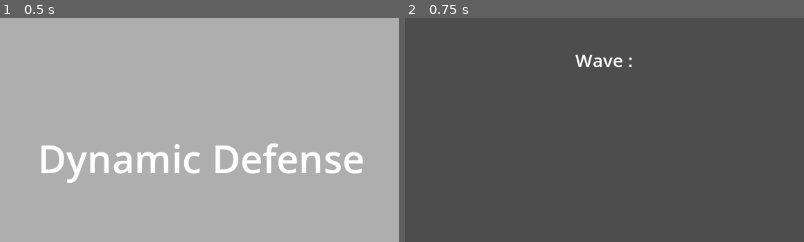
Above: before the commit, frames 1-2 (left to right).
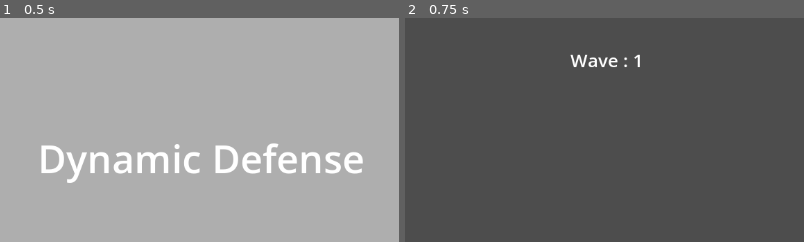
Above: after the commit, the same moments.

Repository: AlexandreBasei/dynamic_defense
Game: Godot game, scene res://scenes/main.tscn
The game is run twice, just before and just after one commit, with the same random seed, the same clock (stepped at 60 frames per second) and the same inputs.
Inputs:
- Up to frame 1 (0.5 s): no input
- Up to frame 2 (0.75 s): click "Play" at 0.5 s
The pictures show only the part of the screen within x 25-75%, y 0-50%; the shares and areas given below are measured in that part.

Frame 1 is identical in both runs. In frame 2, 0.5% of the frame differs, in the area x 41-59%, y 16-22%.

Commit message:
mob spawn rate fixed && start adding win system

Diff:
--- a/scenes/main.gd
+++ b/scenes/main.gd
@@ -17,6 +17,7 @@
 	$Tower.reset()
 	$HUD.update_hp($Tower.current_HP)
 	$WaveHandler/MobSpawnTimer.start()
+	$HUD.update_wave($WaveHandler.currentWave + 1)
 
 
 func _on_base_game_over() -> void:
@@ -39,3 +40,12 @@
 
 func _on_wave_handler_wave_change() -> void:
 	$HUD.update_wave($WaveHandler.currentWave + 1)
+
+
+func _on_wave_handler_win() -> void:
+	$HUD/Wave.hide()
+	$HUD/Message.show()
+	$HUD/Message.text  = "You Survived !!"
+	$Tower.set_particles($Tower.smoke_particles,false,true)
+	$HUD/StartButton.text = "Restart"
+	$HUD/StartButton.show()
--- a/scenes/main.tscn
+++ b/scenes/main.tscn
@@ -1,8 +1,7 @@
-[gd_scene load_steps=8 format=3 uid="uid://begu0mbamvgii"]
+[gd_scene load_steps=7 format=3 uid="uid://begu0mbamvgii"]
 
 [ext_resource type="PackedScene" uid="uid://bqwkl3cusk0uq" path="res://scenes/levels/tile_map.tscn" id="1_0xm2m"]
 [ext_resource type="Script" uid="uid://bedm1itnq0t00" path="res://scenes/main.gd" id="1_h2yge"]
-[ext_resource type="PackedScene" uid="uid://b4mkl6u0vblie" path="res://scenes/mobs/slime_1.tscn" id="2_1bvp3"]
 [ext_resource type="PackedScene" uid="uid://d4aqy4ns76bew" path="res://scenes/tower/tower.tscn" id="2_h2yge"]
 [ext_resource type="PackedScene" uid="uid://b5ejdflfu6xdl" path="res://scenes/UI/hud.tscn" id="5_lquwl"]
 [ext_resource type="PackedScene" uid="uid://b8ocqfk1bqk7v" path="res://scenes/wave_handler.tscn" id="6_o6xl0"]
@@ -28,9 +27,9 @@
 
 [node name="WaveHandler" parent="." instance=ExtResource("6_o6xl0")]
 position = Vector2(1024, 56)
-slime1_scene = ExtResource("2_1bvp3")
 
 [connection signal="game_over" from="Tower" to="." method="_on_base_game_over"]
 [connection signal="hit" from="Tower" to="." method="_on_base_hit"]
 [connection signal="start_game" from="HUD" to="." method="_on_hud_start_game"]
 [connection signal="wave_change" from="WaveHandler" to="." method="_on_wave_handler_wave_change"]
+[connection signal="win" from="WaveHandler" to="." method="_on_wave_handler_win"]
--- a/scenes/wave_handler.gd
+++ b/scenes/wave_handler.gd
@@ -1,6 +1,7 @@
 extends Node2D
 
 signal wave_change
+signal win
 
 @export var waves : Array[Node2D]
 
@@ -10,30 +11,52 @@
 
 func _ready() -> void:
 	$MobSpawnLocation.position = position
-	nbWaves = waves.size() - 1
+	nbWaves = waves.size()
 
 func _process(delta: float) -> void:
 	pass
 
 func checkWave():
 	var wave:Node2D = waves[currentWave]
-	if nbEnemiesSpawned == wave.nbEnemiesInWave && currentWave < nbWaves - 1:
-		++currentWave
+	if nbEnemiesSpawned == wave.nbEnemiesInWave && currentWave >= nbWaves:
+		$MobSpawnTimer.stop()
+		win.emit()
+	elif nbEnemiesSpawned == wave.nbEnemiesInWave && currentWave < nbWaves:
+		currentWave += 1
 		wave_change.emit()
 		$MobSpawnTimer.stop()
 		$WaveTimer.start()
 
+
 func _on_mob_spawn_timer_timeout() -> void:
-	var wave:Node2D = waves[currentWave]
-	var mob
-	var spawnRate = randf_range(0.1,100)
-	for i in range(wave.mobs.size()):
-		print(spawnRate)
-		if wave.spawnRate[i] <= spawnRate:
-			mob = wave.mobs[i].instantiate()
+	var wave: Node2D = waves[currentWave]
+	var mobs = wave.mobs
+	var rates = wave.spawnRate
 
+	# Calcule la somme totale des poids
+	var total_weight = 0.0
+	for r in rates:
+		total_weight += r
+
+	# Tire un nombre aléatoire entre 0 et total_weight
+	var pick = randf() * total_weight
+
+	# Trouve quel mob correspond à ce tirage
+	var cumulative = 0.0
+	var chosen_index = 0
+	for i in range(mobs.size()):
+		cumulative += rates[i]
+		if pick <= cumulative:
+			chosen_index = i
+			break
+
+	# Instancie le mob choisi
+	var mob = mobs[chosen_index].instantiate()
 	mob.position = $MobSpawnLocation.position
 	add_sibling(mob)
+	nbEnemiesSpawned += 1
+	checkWave()
+
 
 func _on_wave_timer_timeout() -> void:
 	$MobSpawnTimer.start()
--- a/scenes/wave_handler.tscn
+++ b/scenes/wave_handler.tscn
@@ -20,8 +20,9 @@
 
 [node name="Wave1" type="Node2D" parent="."]
 script = ExtResource("3_tx3c4")
+nbEnemiesInWave = 3
 mobs = Array[PackedScene]([ExtResource("2_un3x2"), ExtResource("4_wgev1")])
-spawnRate = Array[float]([20.0, 80.0])
+spawnRate = Array[float]([80.0, 20.0])
 
 [connection signal="timeout" from="MobSpawnTimer" to="." method="_on_mob_spawn_timer_timeout"]
 [connection signal="timeout" from="WaveTimer" to="." method="_on_wave_timer_timeout"]
